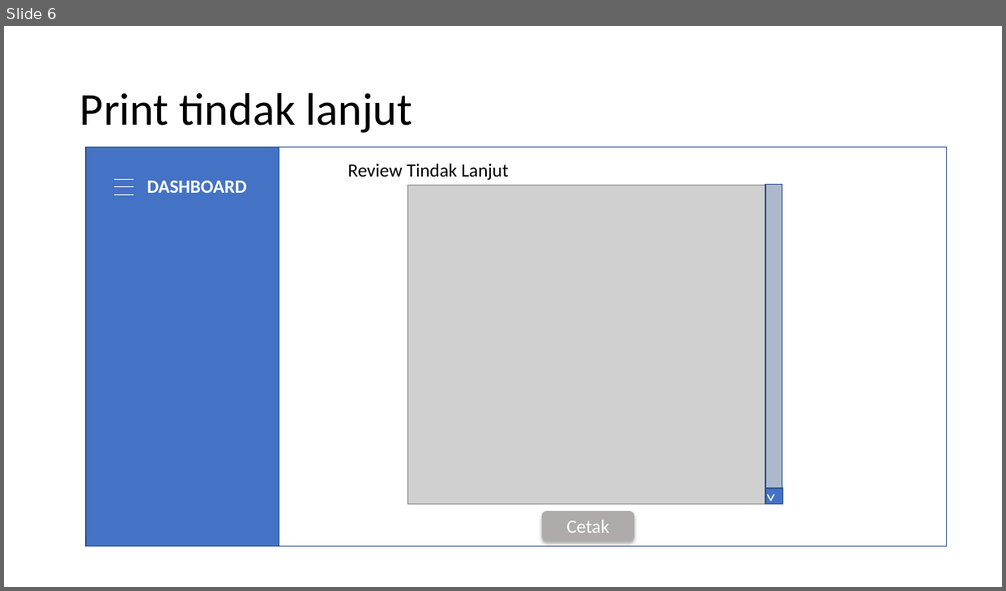
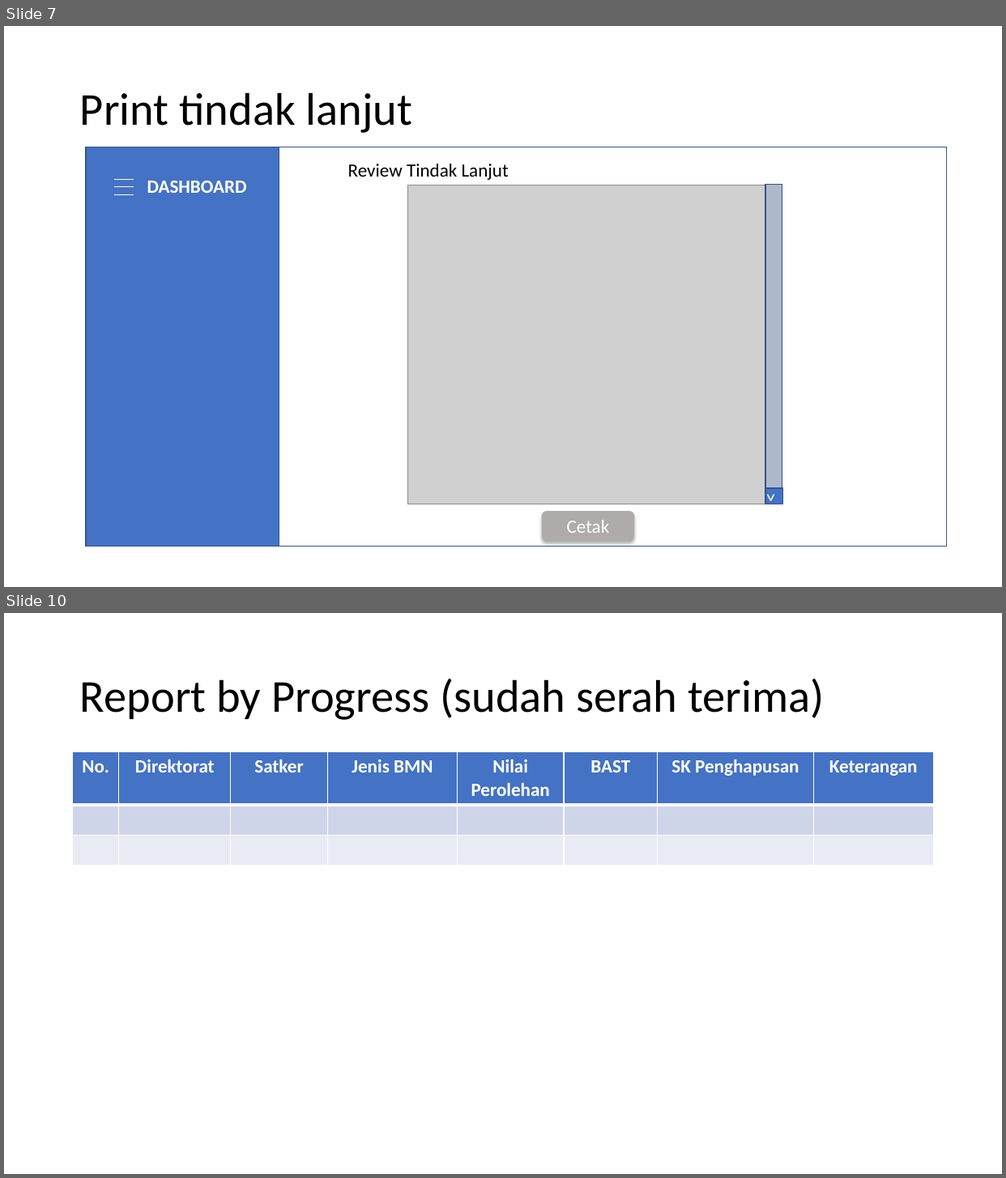
Before and after one commit to ramadhanbay/hibah_helper, a slide deck: Document/Charts & UI.pptx. Shown one above the other, each under a label of ours: slide 6 before the commit, slides 7 and 10 after it; the slides between them are not shown. The pictures are 1006x591 and 1006x1178 pixels, drawn with LibreOffice and Linux fonts; fonts in the diff are those of the drawing; grey boxes stand for pictures. Boxes give left, top, right and bottom in pixels: in the first picture for what was removed or moved away, otherwise in the second. Text is boxed around its words. In the diff, an @@ line names an element or a change of style, - is before the commit and + after.

Commit message:
report

```diff
--- a/Document/Charts & UI.pptx
+++ b/Document/Charts & UI.pptx
@@ slide 10 added at <box>4,613,1002,1174</box>, background #FFFFFF @@
@@ title added at <box>80,679,824,720</box>, 44 pt, text #000000 @@
+Report by Progress (sudah serah terima)
@@ table added at <box>73,752,933,865</box>, 3 rows, 8 columns @@
+No. | Direktorat | Satker | Jenis BMN | Nilai Perolehan | BAST | SK Penghapusan | Keterangan
+ |  |  |  |  |  |  | 
+ |  |  |  |  |  |  | 
@@ what was slide 6 is now slide 7 @@
```
Also in this commit, not shown: 6 other slides added, 10 other files.
